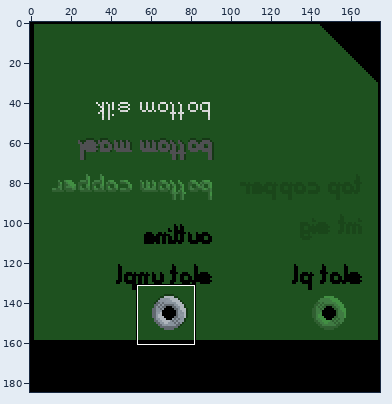
File history of a sprite sheet, tests/expopt/ref/layers.phx.png. The picture above shows the old version from afar; the outline marks the close-up.
Close-up. The starting point:
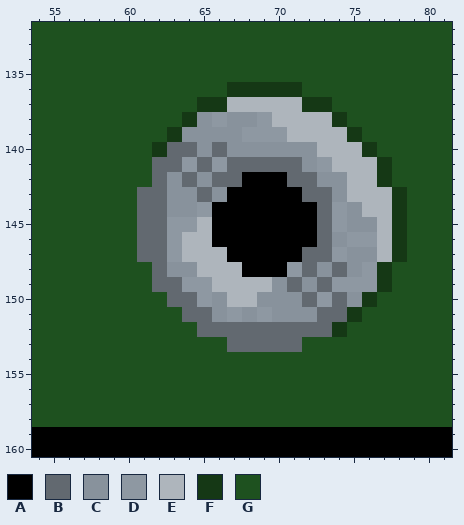
The file is 175x185 pixels. Colours within 5 levels of each other are drawn and written as one. Shown: x 54..81, y 132..160.
Palette (. is transparent): A #000000  B #626970  C #88929c  D #8e98a2  E #aeb5bc  F #153815  G #1e511f
After the commit:
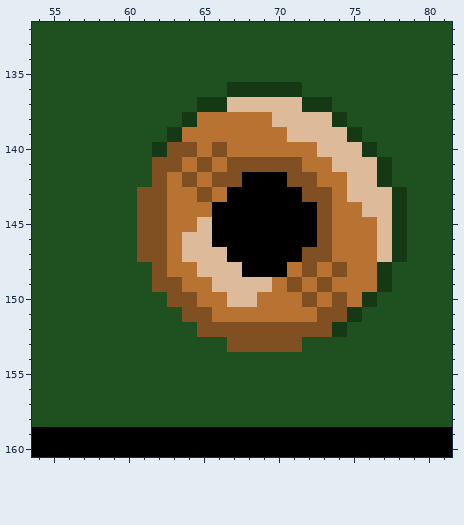
Commit message: [tests] -Fix: expopt: use copper "plating" for photo mode png exports to avoid artificial noise that makes output incomparable git-svn-id: svn://repo.hu/pcb-rnd/trunk@36283 1d61de99-560f-4dba-8957-1e505d42358b
Edits made:
@@ palette @@
-B #626970
+B #805023
-C #88929c
+C #b87333
-E #aeb5bc
+E #dcba9a
@@ x 61..78 @@
 137 GGGGFFEEEEEFFGGGGG
-138 GGGFCDCCDEEEEFGGGG
-139 GGFCCCCDDDEEEEFGGG
+138 GGGFCCCCCEEEEFGGGG
+139 GGFCCCCCCCEEEEFGGG
 140 GFBBCBCCCCCCEEEFGG
-141 GBBDBDBBBBBCDEEEFG
+141 GBBCBCBBBBBCCEEEFG
 142 GBCBCBBAAABBCCEEFG
 143 BBCCBCAAAAABBCEEEF
-144 BBCCDAAAAAAABDCEEF
-145 BBDDEAAAAAAABDCCEF
-146 BBDEEAAAAAAABCDDEF
-147 BBDEEEAAAAABBDCCEF
-148 GBCCEEEAAADBCBCDFG
-149 GBBDDEEEECBCBDDDFG
-150 GGBBDCEECCCBDBCFGG
-151 GGGBBCDCDCCCBBFGGG
+144 BBCCCAAAAAAABCCEEF
+145 BBCCEAAAAAAABCCCEF
+146 BBCEEAAAAAAABCCCEF
+147 BBCEEEAAAAABBCCCEF
+148 GBCCEEEAAACBCBCCFG
+149 GBBCCEEEECBCBCCCFG
+150 GGBBCCEECCCBCBCFGG
+151 GGGBBCCCCCCCBBFGGG
 152 GGGGBBBBBBBBBFGGGG
Changed places in both close-ups, as pixel boxes (x1, y1, x2, y2):
changed: (137, 97, 392, 352)
